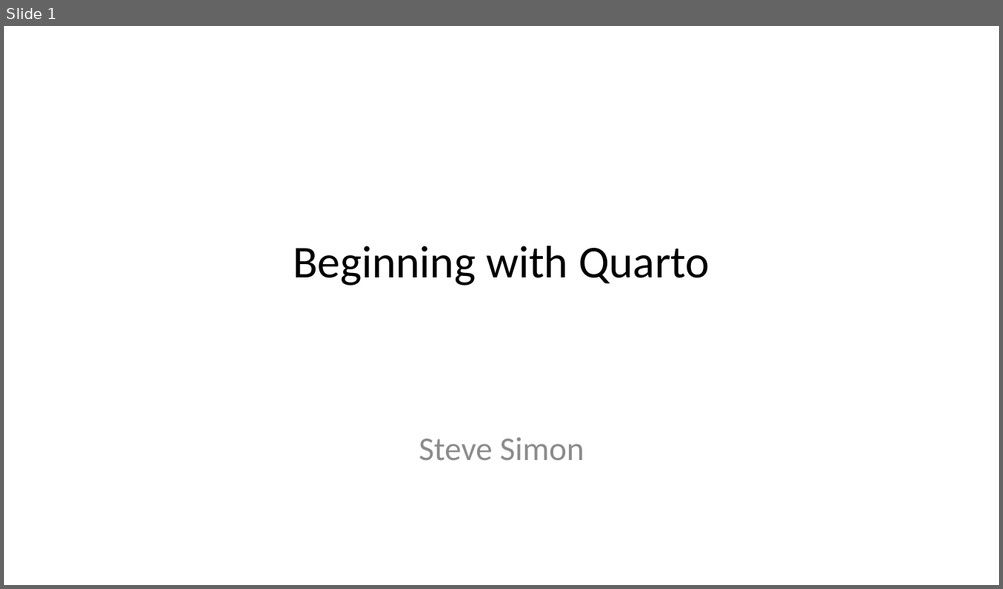
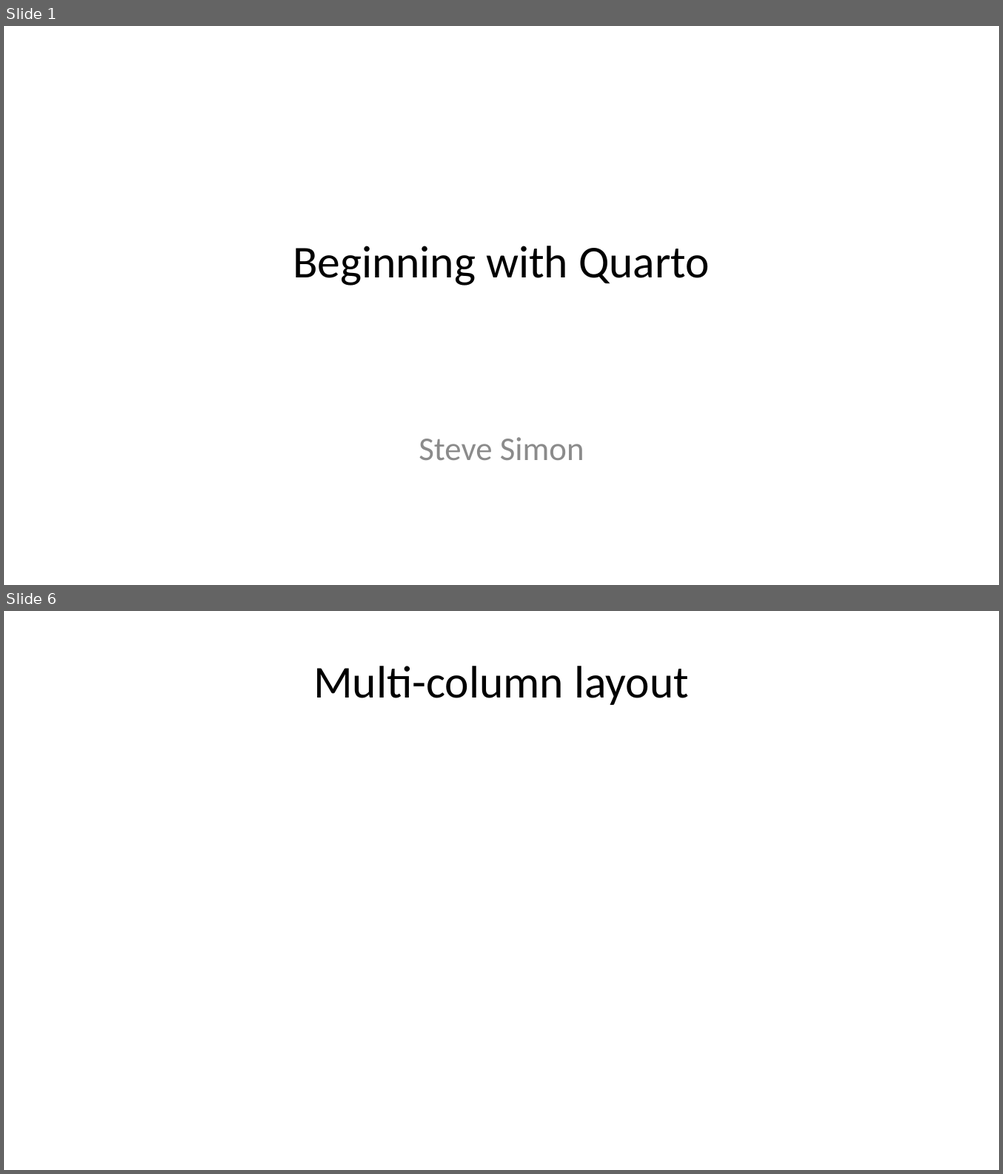
Before and after one commit to pmean/talks, a slide deck: quarto/beginning-with-quarto.pptx. Shown one above the other, each under a label of ours: slide 1 before the commit, slides 1 and 6 after it; the slides between them are not shown. The pictures are 1003x589 and 1003x1174 pixels, drawn with LibreOffice and Linux fonts; fonts in the diff are those of the drawing. Boxes give left, top, right and bottom in pixels: in the first picture for what was removed or moved away, otherwise in the second. Text is boxed around its words. In the diff, an @@ line names an element or a change of style, - is before the commit and + after.

```diff
--- a/quarto/beginning-with-quarto.pptx
+++ b/quarto/beginning-with-quarto.pptx
@@ slide 6 added at (x1=4, y1=611, x2=999, y2=1170), background #FFFFFF @@
@@ title added at (x1=313, y1=666, x2=688, y2=705), 33 pt, text #000000 @@
+Multi-column layout
```
Also in this commit, not shown: 3 slides changed, 3 other slides added, 1 slide removed, 1 other file.
